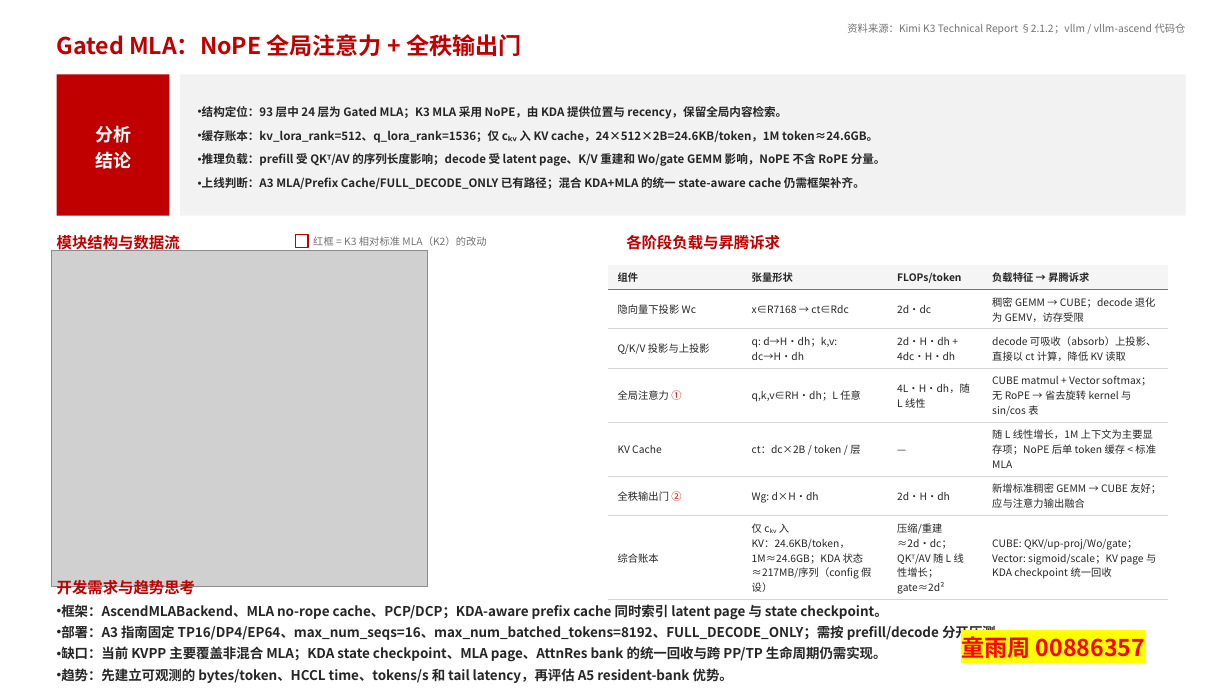
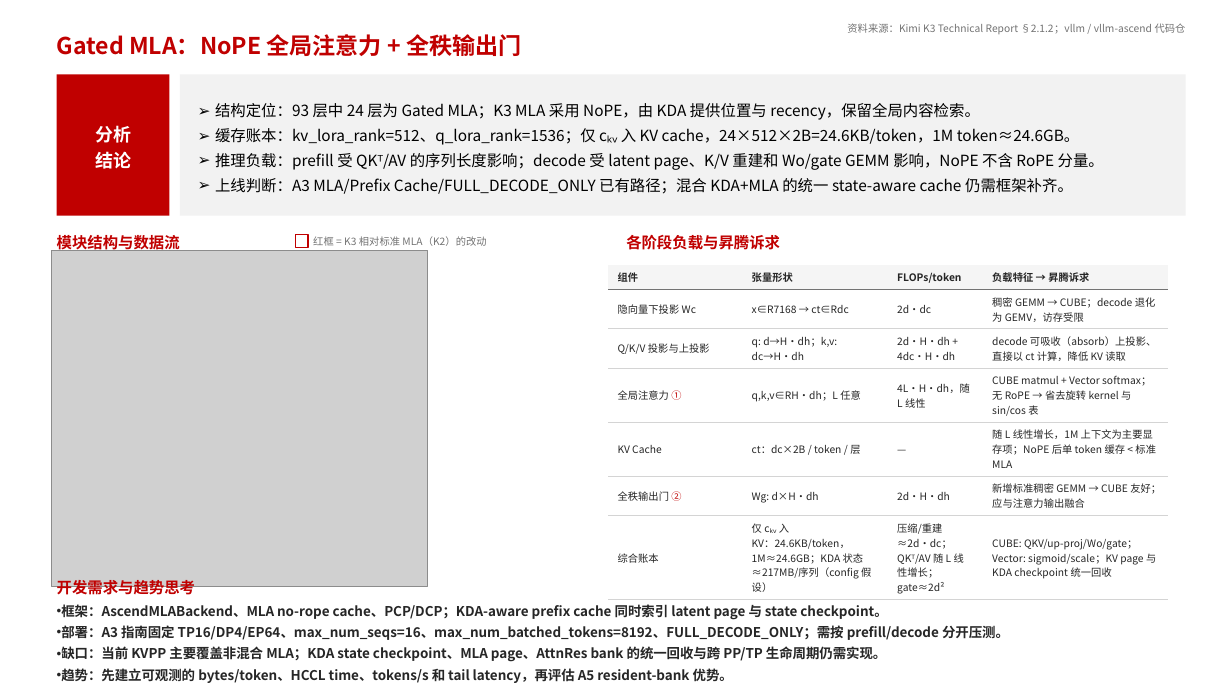
Before and after one commit to YzTongNiar/KimiK3_Report, a slide deck: slide 5 of kimi_k3_arch_analysis/kimi_k3_with_comments.pptx. Drawn at 1232x693 pixels with LibreOffice and Linux fonts; fonts in the diff are those of the drawing; grey boxes stand for pictures. Boxes give left, top, right and bottom in pixels: in the first picture for what was removed or moved away, otherwise in the second. Text is boxed around its words. In the diff, an @@ line names an element or a change of style, - is before the commit and + after.

```diff
--- a/kimi_k3_arch_analysis/kimi_k3_with_comments.pptx
+++ b/kimi_k3_arch_analysis/kimi_k3_with_comments.pptx
@@ text "结构定位：93 层中 24 层为 Gated ..." at <box>215,103,1104,194</box>: size 9 to 12 pt, text colour #262626 to #000000, bold off; bullet • to ➢; less space between paragraphs @@
@@ text removed at <box>961,633,1145,662</box> @@
-童雨周 00886357
```
Also in this commit, not shown: 5 other slides changed, 1 slide added, 34 other files.
